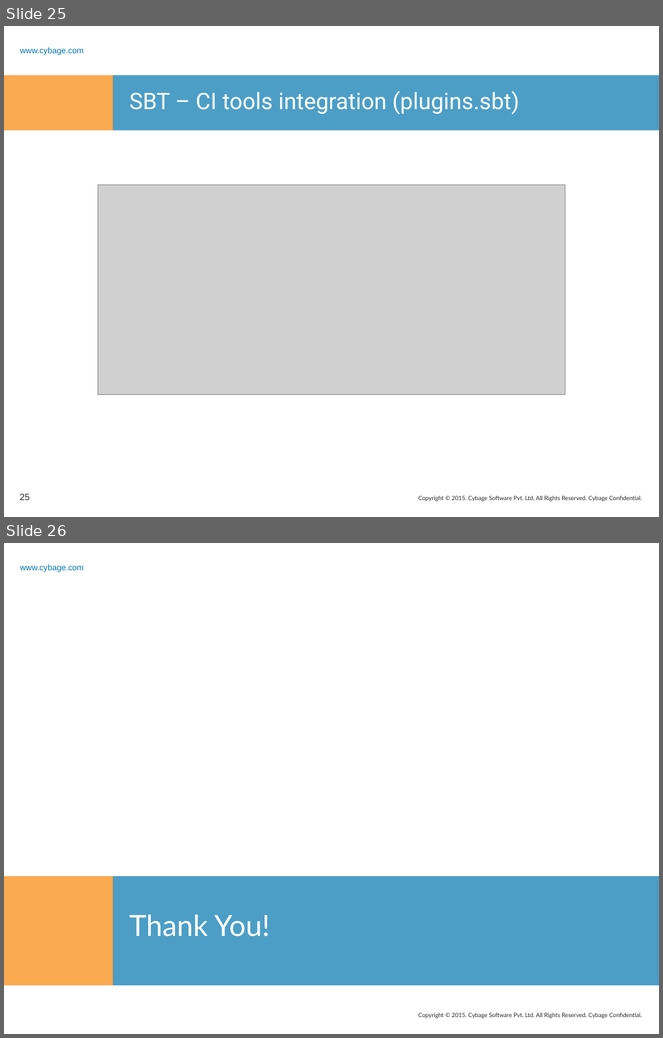
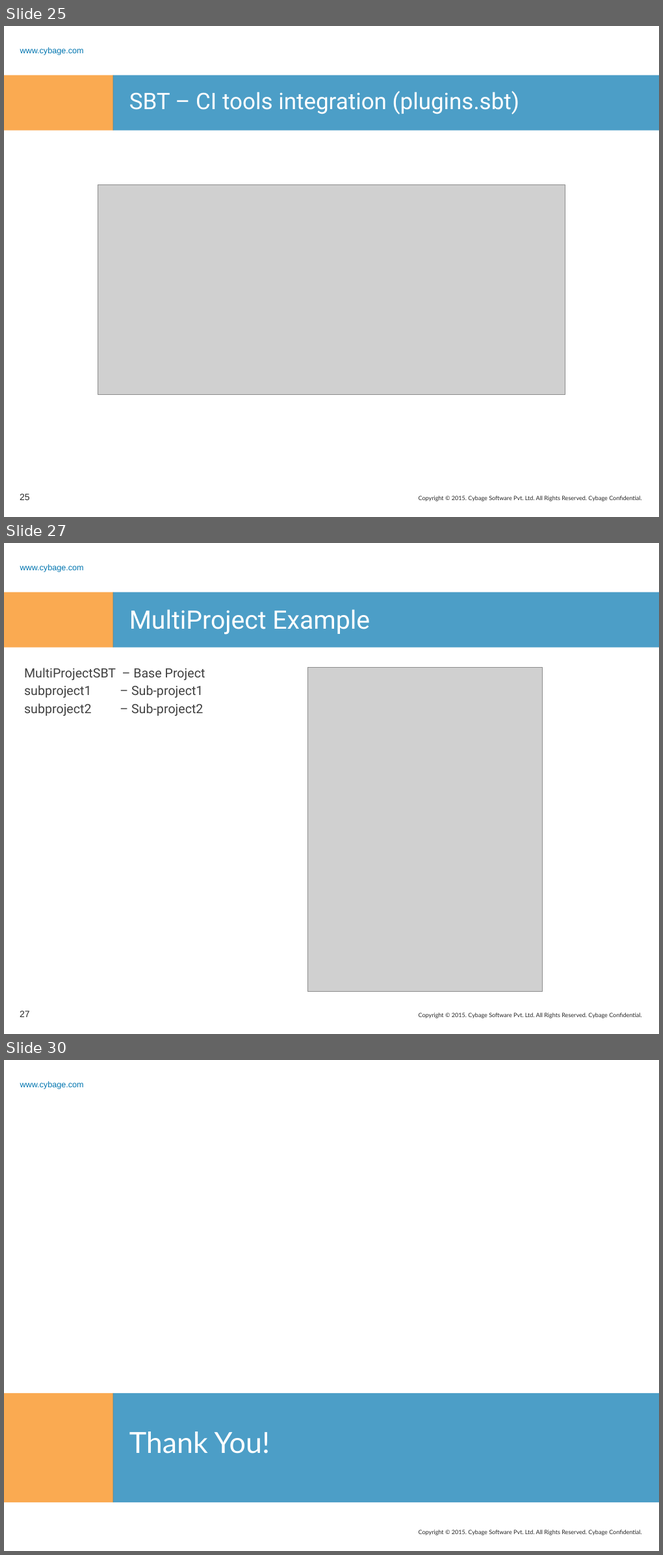
Before and after one commit to rashmitk/Documentation, a slide deck: SBT/SBT.pptx. Shown one above the other, each under a label of ours: slides 25 and 26 before the commit, slides 25, 27 and 30 after it; the slides between them are not shown. The pictures are 663x1038 and 663x1555 pixels, drawn with LibreOffice and Linux fonts; fonts in the diff are those of the drawing; grey boxes stand for pictures; background and template pictures are left out. Boxes give left, top, right and bottom in pixels: in the first picture for what was removed or moved away, otherwise in the second. Text is boxed around its words. In the diff, an @@ line names an element or a change of style, - is before the commit and + after.

Commit message:
Added slides for MultiProject build

```diff
--- a/SBT/SBT.pptx
+++ b/SBT/SBT.pptx
@@ slide 27 added at [4,543,659,1034], background #FFFFFF; not listed: 5 template elements that a slide beside it also shows @@
@@ title added at [129,609,370,635], 28 pt, text #FFFFFF @@
+MultiProject Example
@@ text added at [24,668,206,716], 14 pt, text #404040 @@
+MultiProjectSBT – Base Project
+subproject1 – Sub-project1
+subproject2 – Sub-project2
@@ picture added at [308,668,544,992] @@
@@ page number added at [20,1011,30,1017], 10 pt, text #262626 @@
+27
@@ what was slide 26 is now slide 30 @@
```
Also in this commit, not shown: 1 slide changed, 3 other slides added, 1 slide removed.
